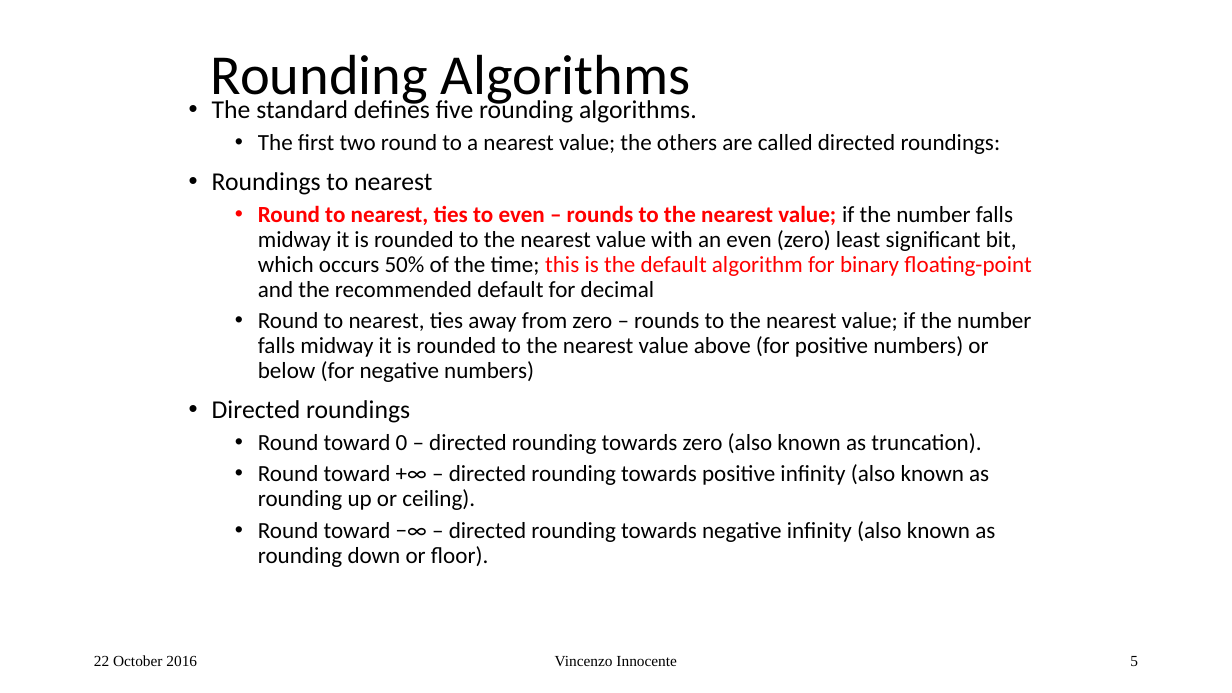
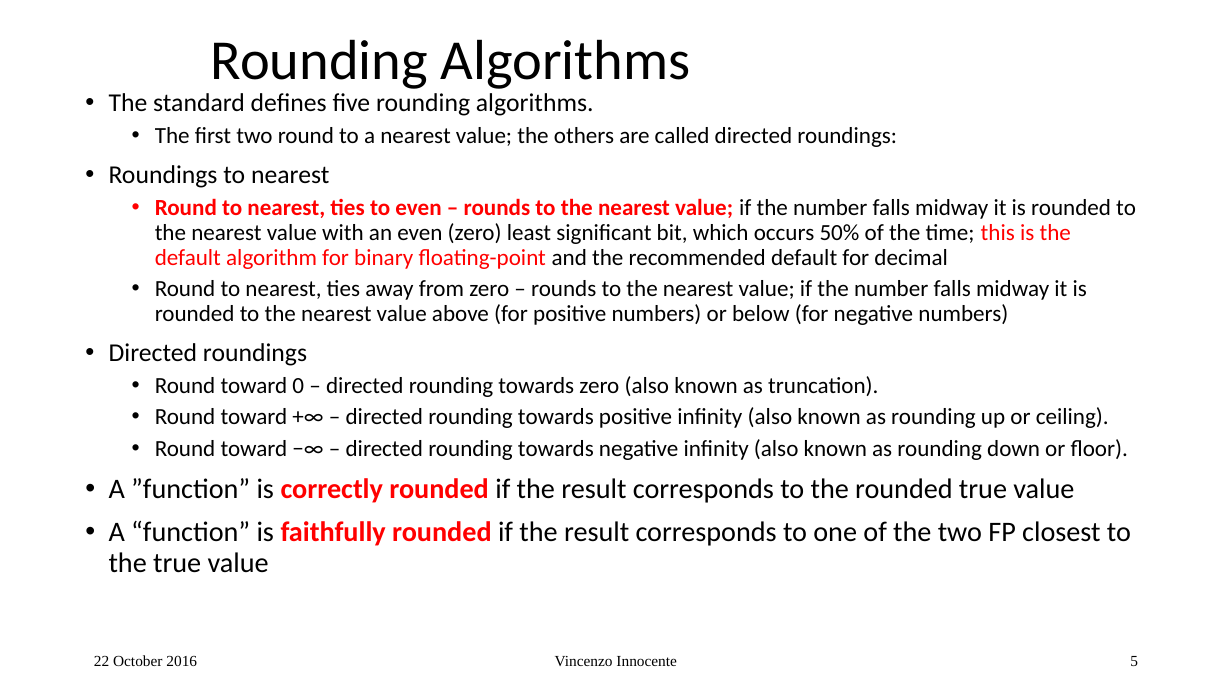
Before and after one commit to VinInn/FPCourse, a slide deck: slide 5 of Slides/FPforScientist.pptx. Drawn at 1232x693 pixels with LibreOffice and Linux fonts; fonts in the diff are those of the drawing. Boxes give left, top, right and bottom in pixels: in the first picture for what was removed or moved away, otherwise in the second. Text is boxed around its words. In the diff, an @@ line names an element or a change of style, - is before the commit and + after.

```diff
--- a/Slides/FPforScientist.pptx
+++ b/Slides/FPforScientist.pptx
@@ title "Rounding Algorithms" rewrapped from [211, 54, 691, 108] to [211, 39, 691, 89] @@
@@ text "The standard defines five rounding ...": place and size @@
-text "The standard defines five rounding ..." at [212, 97, 1031, 567]
+text "The standard defines five rounding ..." at [109, 93, 1136, 573]
@@ text at [109, 478, 1131, 573]: paragraphs added @@
+• A ”function” is correctly rounded if the result corresponds to the rounded true value
+• A “function” is faithfully rounded if the result corresponds to one of the two FP closest to the true value
```
Also in this commit, not shown: 2 other slides changed, 2 slides added.
